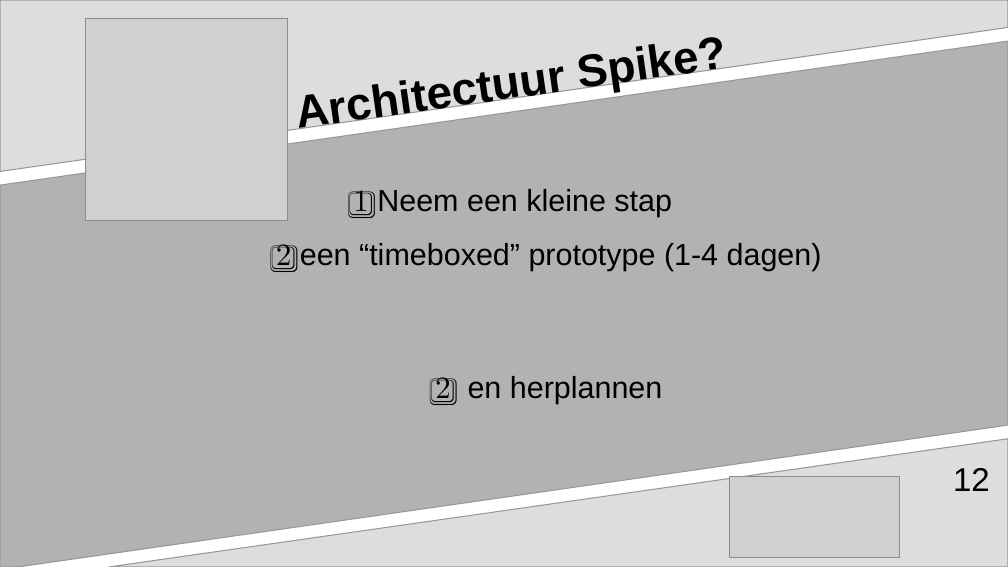
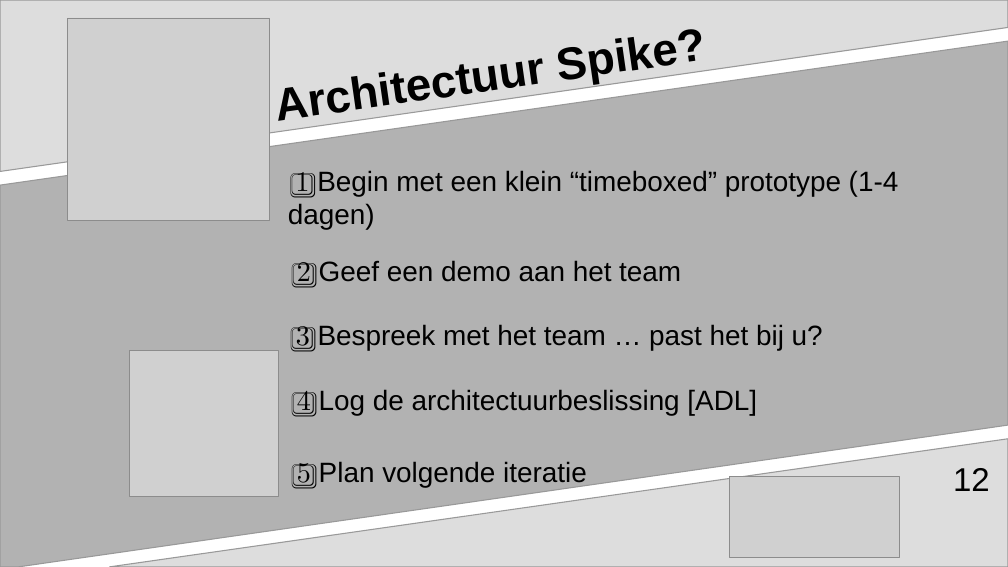
Before and after one commit to aventinesolutions/awsvsgcp-channel, a slide deck: slide 12 of ep002-Rust_in_Cloud_Native/ep002-Rust_in_Cloud_Native.odp. Drawn at 1008x567 pixels with LibreOffice and Linux fonts; fonts in the diff are those of the drawing; grey boxes stand for pictures. Boxes give left, top, right and bottom in pixels: in the first picture for what was removed or moved away, otherwise in the second. Text is boxed around its words. In the diff, an @@ line names an element or a change of style, - is before the commit and + after.

```diff
--- a/ep002-Rust_in_Cloud_Native/ep002-Rust_in_Cloud_Native.odp
+++ b/ep002-Rust_in_Cloud_Native/ep002-Rust_in_Cloud_Native.odp
@@ picture: place and size @@
-picture at [86,18,288,220]
+picture at [68,18,270,220]
@@ title "Architectuur Spike?" rewrapped from [288,0,795,162] to [267,0,774,153] @@
@@ text at [288,170,899,230]: text changed; size 24 to 22 pt @@
-2️⃣ een “timeboxed” prototype (1-4 dagen)
+1️⃣ Begin met een klein “timeboxed” prototype (1-4 dagen)
@@ text removed at [354,189,672,218] @@
-1️⃣ Neem een kleine stap
@@ text added at [297,260,681,288], 22 pt, text #000000 @@
+2️⃣ Geef een demo aan het team
@@ text added at [296,324,823,352], 22 pt, text #000000 @@
+3️⃣ Bespreek met het team … past het bij u?
@@ picture added at [129,351,279,497] @@
@@ text added at [297,389,757,417], 22 pt, text #000000 @@
+4️⃣ Log de architectuurbeslissing [ADL]
@@ text removed at [435,376,663,405] @@
-2️⃣ en herplannen
@@ text added at [297,461,587,489], 22 pt, text #000000 @@
+5️⃣ Plan volgende iteratie
```
Also in this commit, not shown: 5 other slides changed, 1 slide added, 1 slide removed, 8 other files.
